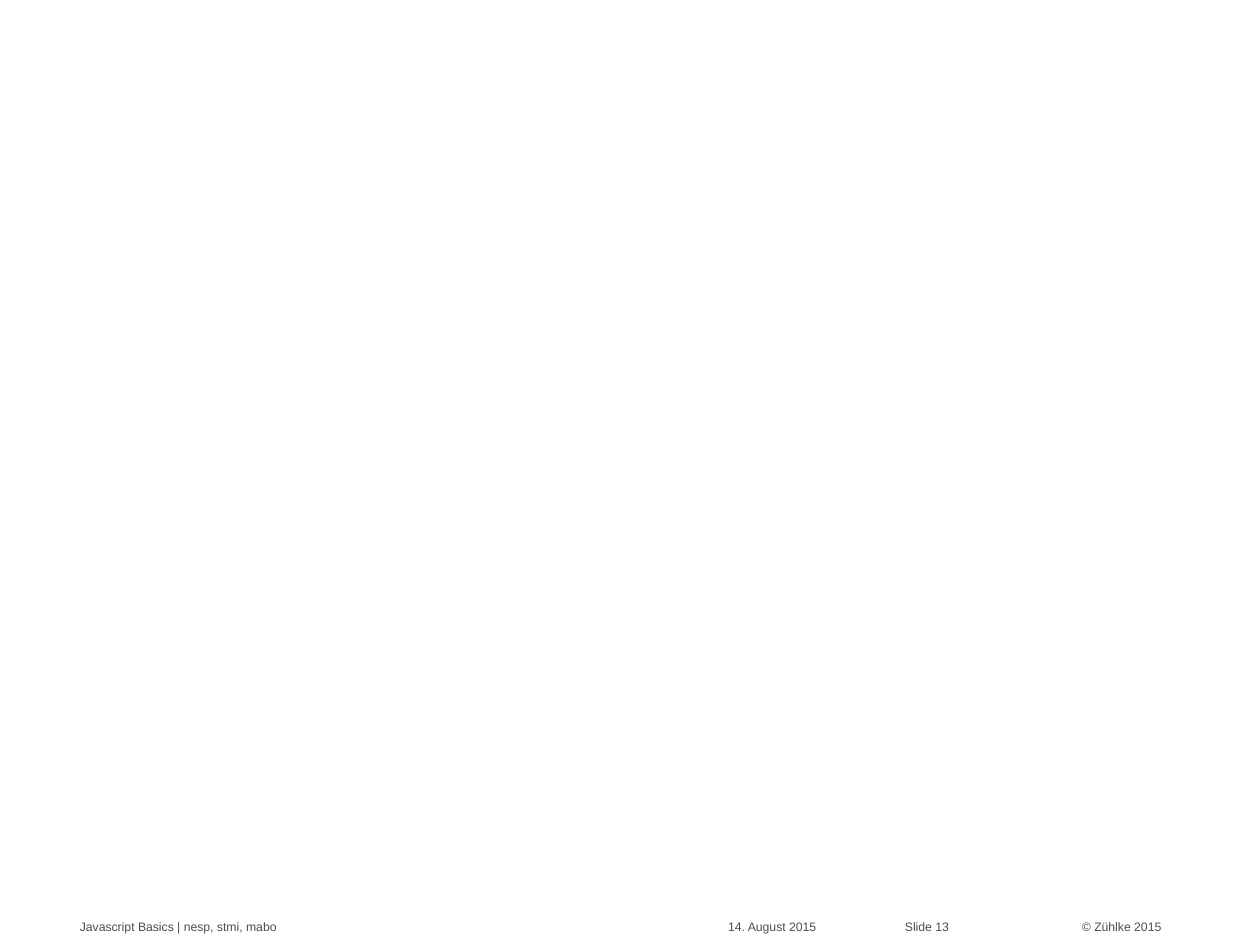
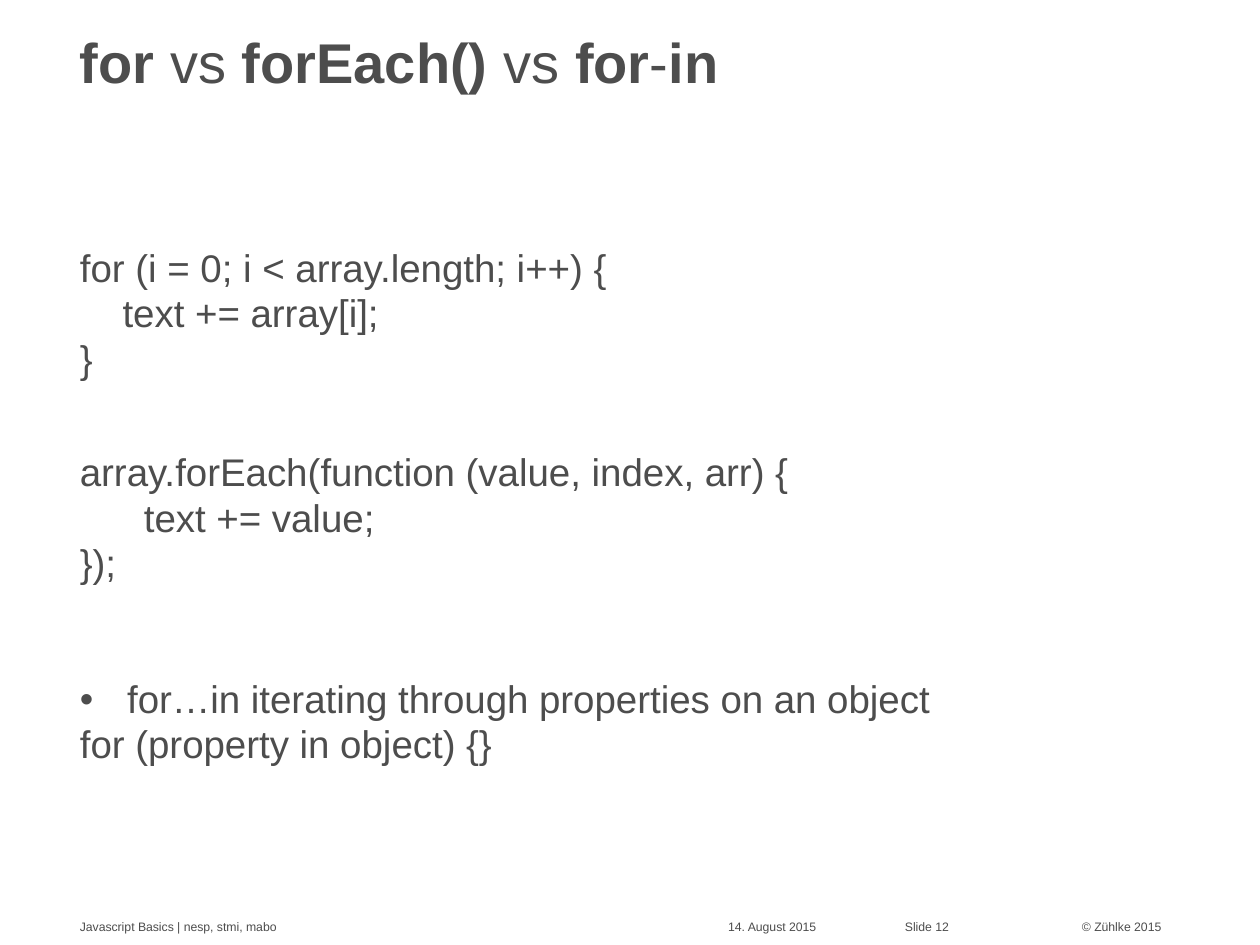
Before and after one commit to Zuehlke/security-onboarding, a slide deck: slide 12 of javascript_basics/Javascript Basics - basics.pptx (slide 13 before the commit). Drawn at 1260x945 pixels with LibreOffice and Linux fonts; fonts in the diff are those of the drawing. Boxes give left, top, right and bottom in pixels: in the first picture for what was removed or moved away, otherwise in the second. Text is boxed around its words. In the diff, an @@ line names an element or a change of style, - is before the commit and + after.

```diff
--- a/javascript_basics/Javascript Basics - basics.pptx
+++ b/javascript_basics/Javascript Basics - basics.pptx
@@ title added at [80,42,718,93], 32 pt, text #4D4D4D, bold @@
+for vs forEach() vs for-in
@@ text added at [80,254,930,765], 22 pt, text #4D4D4D @@
+for (i = 0; i < array.length; i++) {
+text += array[i];
+}
+array.forEach(function (value, index, arr) {
+text += value;
+});
+• for…in iterating through properties on an object
+for (property in object) {}
```
Also in this commit, not shown: 7 other slides changed, 1 slide added.
